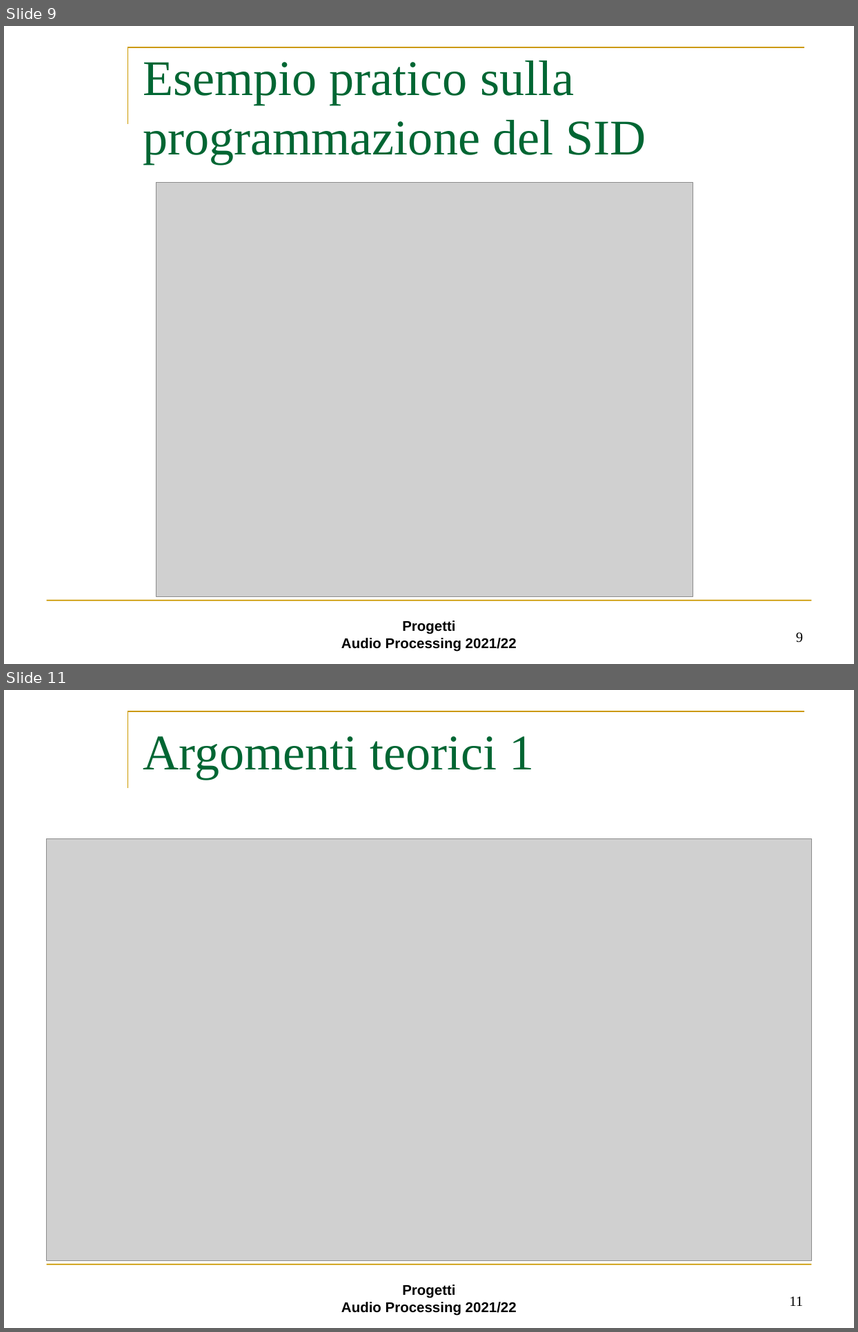
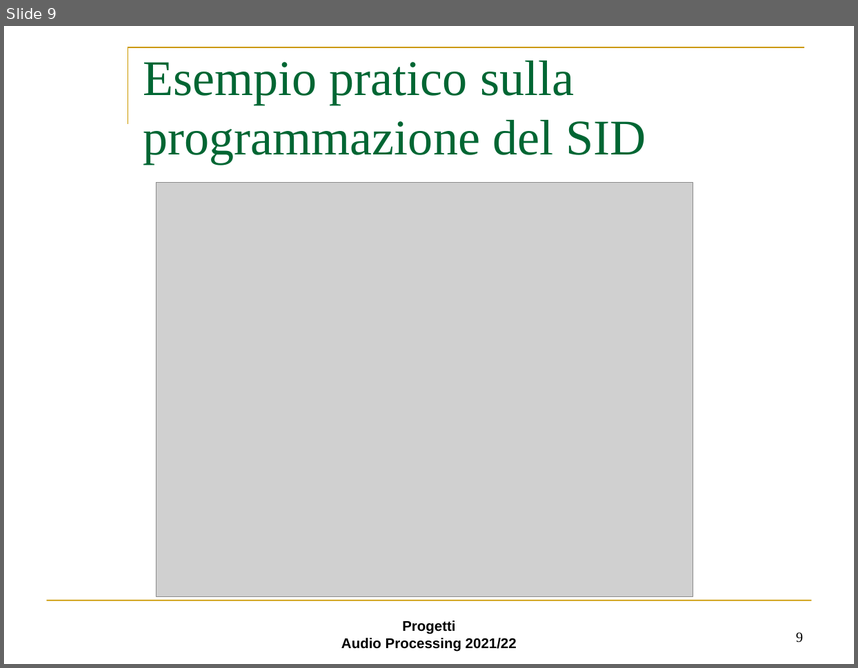
Before and after one commit to Gallo00/Progetto-AUDIO, a slide deck: step3.ppt. Shown one above the other, each under a label of ours: slides 9 and 11 before the commit, slide 9 after it; the slides between them are not shown. The pictures are 858x1332 and 858x668 pixels, drawn with LibreOffice and Linux fonts; fonts in the diff are those of the drawing; grey boxes stand for pictures; background and template pictures are left out. Boxes give left, top, right and bottom in pixels: in the first picture for what was removed or moved away, otherwise in the second. Text is boxed around its words. In the diff, an @@ line names an element or a change of style, - is before the commit and + after.

Commit message:
Aggiornamento step 3, titoli e conclusioni, mancano argomenti teorici e successori sid

```diff
--- a/step3.ppt
+++ b/step3.ppt
@@ slide 11 removed at (x1=4, y1=690, x2=854, y2=1328), background #FFFFFF; not listed: 3 template elements that a slide beside it also shows @@
@@ title removed at (x1=143, y1=736, x2=535, y2=779) @@
-Argomenti teorici 1
@@ picture removed at (x1=47, y1=839, x2=811, y2=1261) @@
@@ page number removed at (x1=789, y1=1296, x2=803, y2=1305) @@
-11
```
Also in this commit, not shown: 7 slides changed, 3 slides added, 2 other slides removed.
